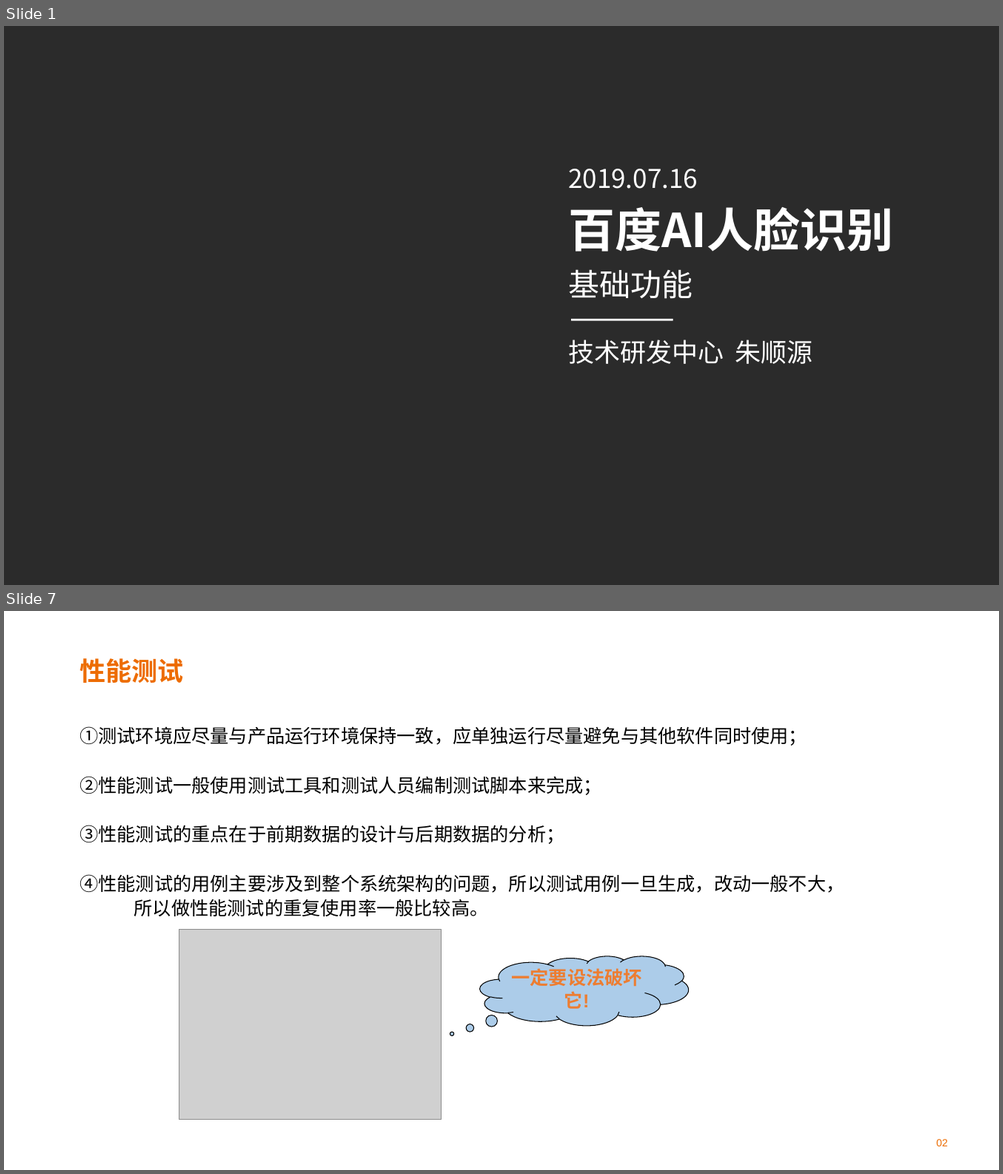
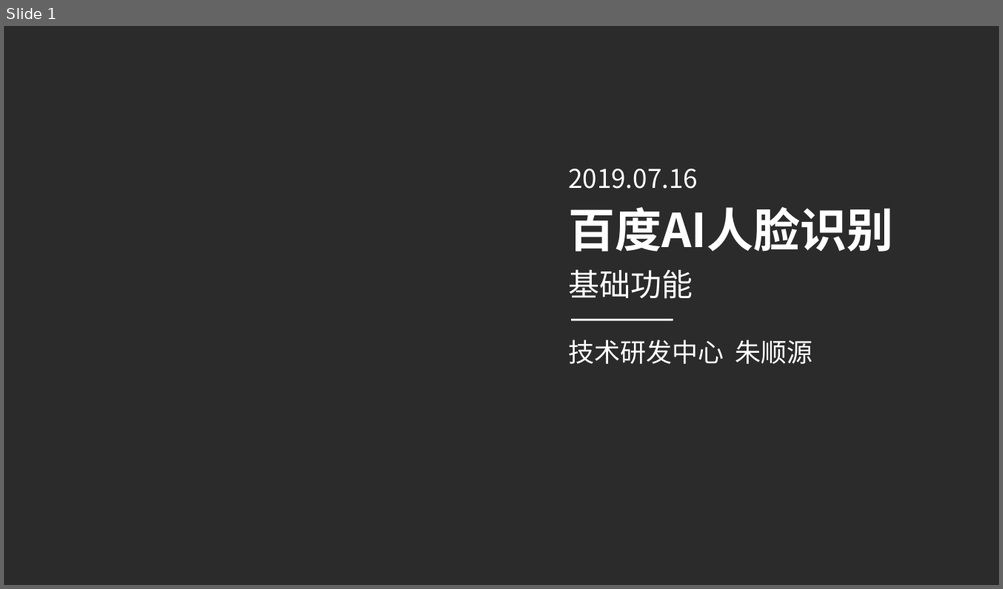
Before and after one commit to XiuyeXYE/BaiDuAI, a slide deck: BaiduAI.pptx. Shown one above the other, each under a label of ours: slides 1 and 7 before the commit, slide 1 after it; the slides between them are not shown. The pictures are 1003x1174 and 1003x589 pixels, drawn with LibreOffice and Linux fonts; fonts in the diff are those of the drawing; grey boxes stand for pictures; background and template pictures are left out; a plain dark background stands for a picture behind light text. Boxes give left, top, right and bottom in pixels: in the first picture for what was removed or moved away, otherwise in the second. Text is boxed around its words. In the diff, an @@ line names an element or a change of style, - is before the commit and + after.

```diff
--- a/BaiduAI.pptx
+++ b/BaiduAI.pptx
@@ slide 7 removed at bbox=[4, 611, 999, 1170], background picture (left out) @@
@@ title removed at bbox=[79, 658, 183, 683] @@
-性能测试
@@ text removed at bbox=[79, 726, 844, 917] @@
-  ①测试环境应尽量与产品运行环境保持一致，应单独运行尽量避免与其他软件同时使用；
-②性能测试一般使用测试工具和测试人员编制测试脚本来完成；
-③性能测试的重点在于前期数据的设计与后期数据的分析；
-④性能测试的用例主要涉及到整个系统架构的问题，所以测试用例一旦生成，改动一般不大， 所以做性能测试的重复使用率一般比较高。
@@ picture removed at bbox=[179, 930, 441, 1120] @@
@@ thought cloud removed at bbox=[480, 957, 689, 1026] @@
-一定要设法破坏它!
@@ text removed at bbox=[936, 1139, 948, 1147] @@
-02
```
Also in this commit, not shown: 6 slides changed, 7 slides added, 4 other slides removed, 5 other files.
